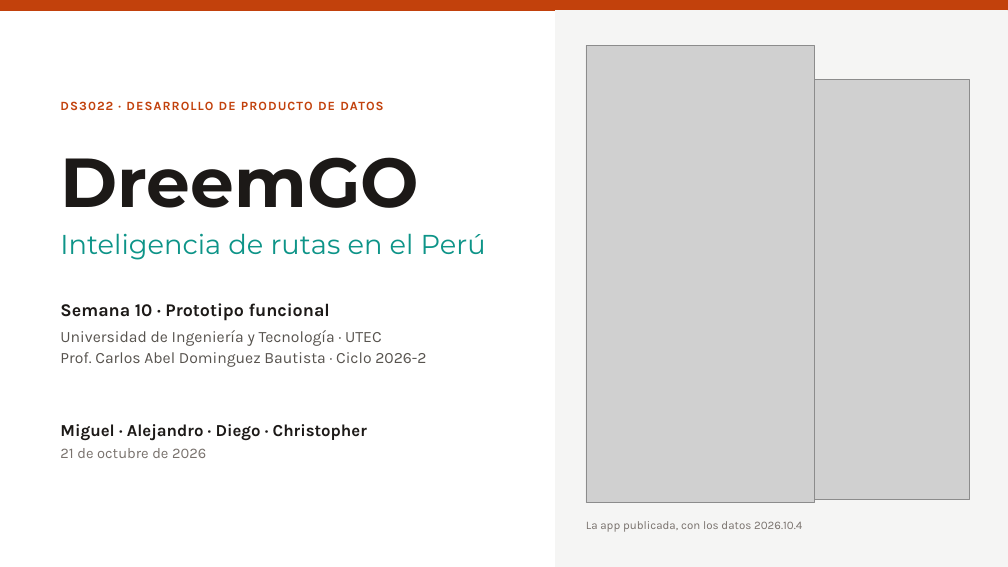
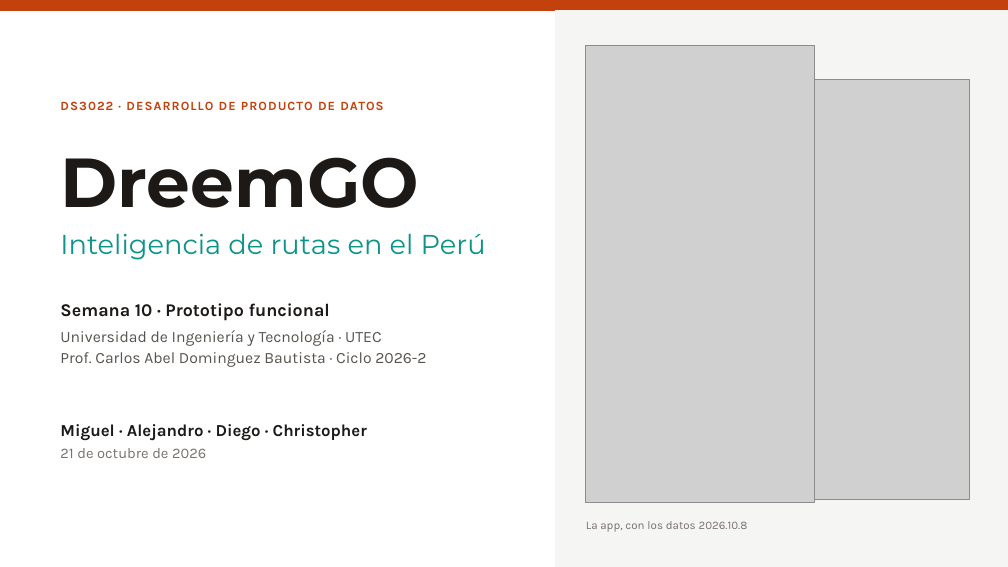
Before and after one commit to oswaldoaqm/Alejandros-Team, a slide deck: slide 1 of deliveries/week10/PresentationWeek10.pptx. Drawn at 1008x567 pixels with LibreOffice and Linux fonts; fonts in the diff are those of the drawing; grey boxes stand for pictures. Boxes give left, top, right and bottom in pixels: in the first picture for what was removed or moved away, otherwise in the second. Text is boxed around its words. In the diff, an @@ line names an element or a change of style, - is before the commit and + after.

```diff
--- a/deliveries/week10/PresentationWeek10.pptx
+++ b/deliveries/week10/PresentationWeek10.pptx
@@ text at [586,521,748,532]: text changed @@
-La app publicada, con los datos 2026.10.4
+La app, con los datos 2026.10.8
```
Also in this commit, not shown: 17 other slides changed, 2 slides added, 1 slide removed, 1 other file.
